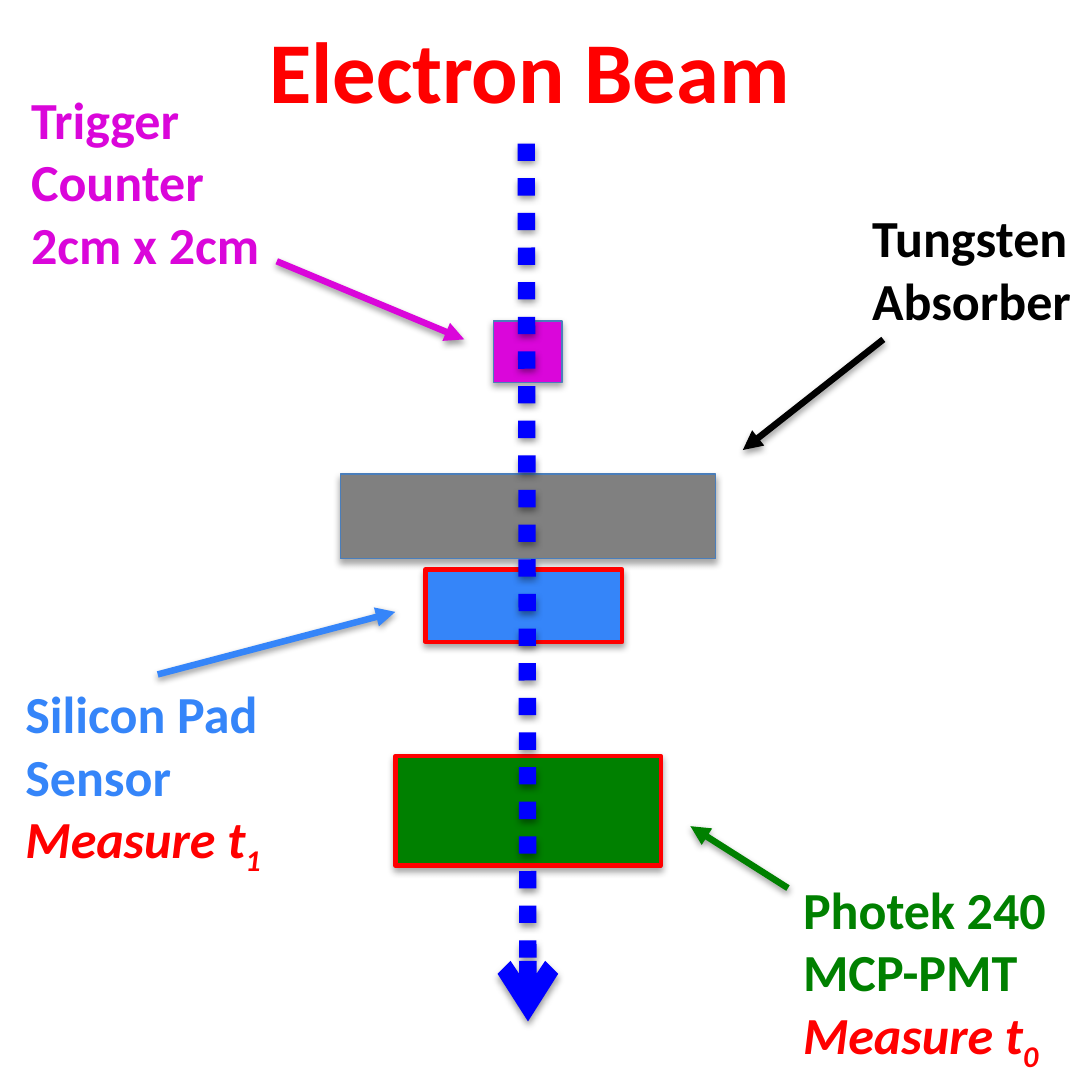
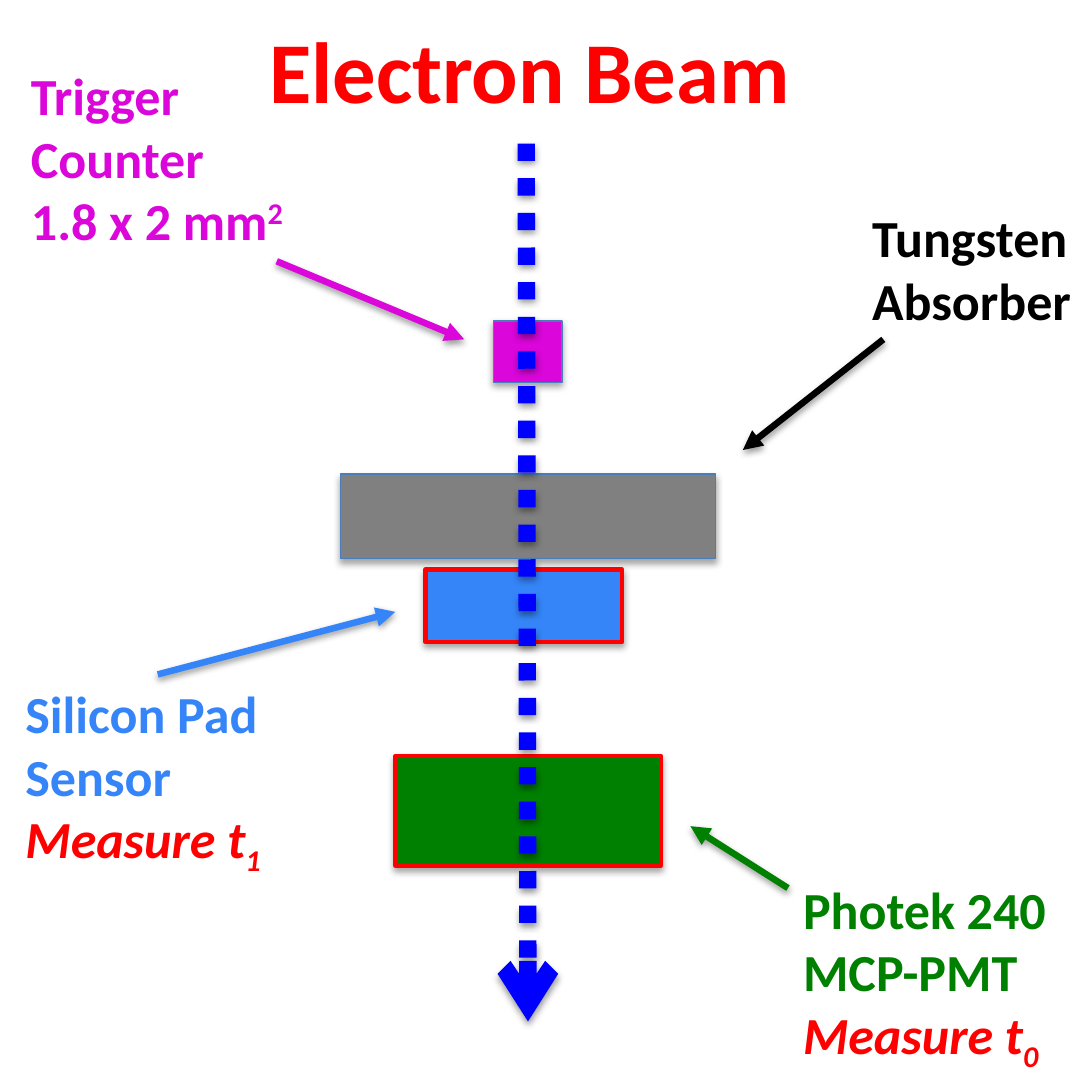
Before and after one commit to CaltechPrecisionTiming/t1065-jun-2016, a slide deck: slide 1 of doc/papers/SiliconPad/plots/BeamSchematicDiagram.pptx. Drawn at 1092x1092 pixels with LibreOffice and Linux fonts; fonts in the diff are those of the drawing. Boxes give left, top, right and bottom in pixels: in the first picture for what was removed or moved away, otherwise in the second. Text is boxed around its words. In the diff, an @@ line names an element or a change of style, - is before the commit and + after.

```diff
--- a/doc/papers/SiliconPad/plots/BeamSchematicDiagram.pptx
+++ b/doc/papers/SiliconPad/plots/BeamSchematicDiagram.pptx
@@ text "Trigger": place and size @@
-text "Trigger" at [31, 102, 259, 265]
+text "Trigger" at [31, 78, 204, 241]
@@ text at [31, 204, 171, 241]: text changed @@
-2cm x 2cm
+1.8 x 2 mm2
```
Also in this commit, not shown: 1 other file.
